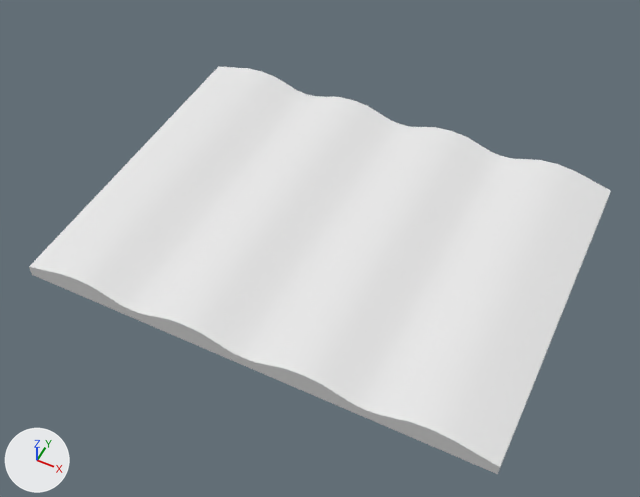
Two versions of the FBX model ON_LINE MULTI_PLAYER2.0/Assets/Models/Farm.fbx, one commit apart.
One viewpoint serves both versions: a 50 mm lens placed at (2.21, -4.64, 5.57), pointed at (0.05, -0.31, 0.16). Every picture has the same lights, and +X, +Y and +Z are marked at lower left. Where no turn or scale is listed for an object, it has been applied to the vertices.

Objects in the first picture: 'Field'.
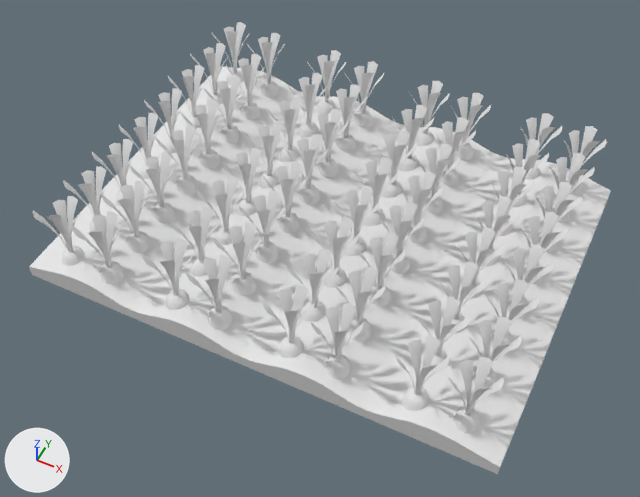
Commit message: big farm 2

The change in detail:
Material 'Carrot' (mat_carrot) is new.
Its base color is (0.8, 0.8, 0.8) (white #e7e7e7).
Its roughness is 0.69.
Mesh me_carrot is new.
It has 16000 vertices, 14912 faces and spans x -1.84..1.85, y -1.47..1.47, z 0.0..0.81.
It uses material mat_carrot (white #e7e7e7).
Object 'Carrot' (ob_carrot) is new; it shows me_carrot.
Its location is (-0.001, -0.004, 0.048).

Location of each change, (x1, y1, x2, y2) in pixels of the pictures (640 x 497 px):
'Carrot', added
    after: (33, 22, 607, 433)
